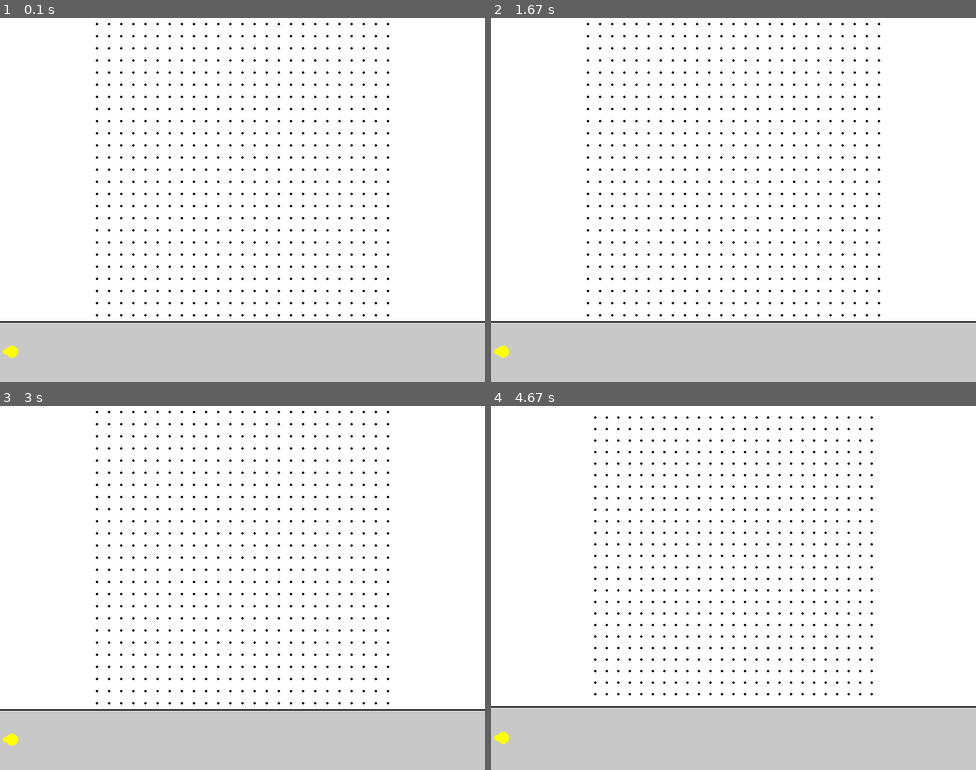
Above: before the commit, frames 1-4 (two rows, left to right).
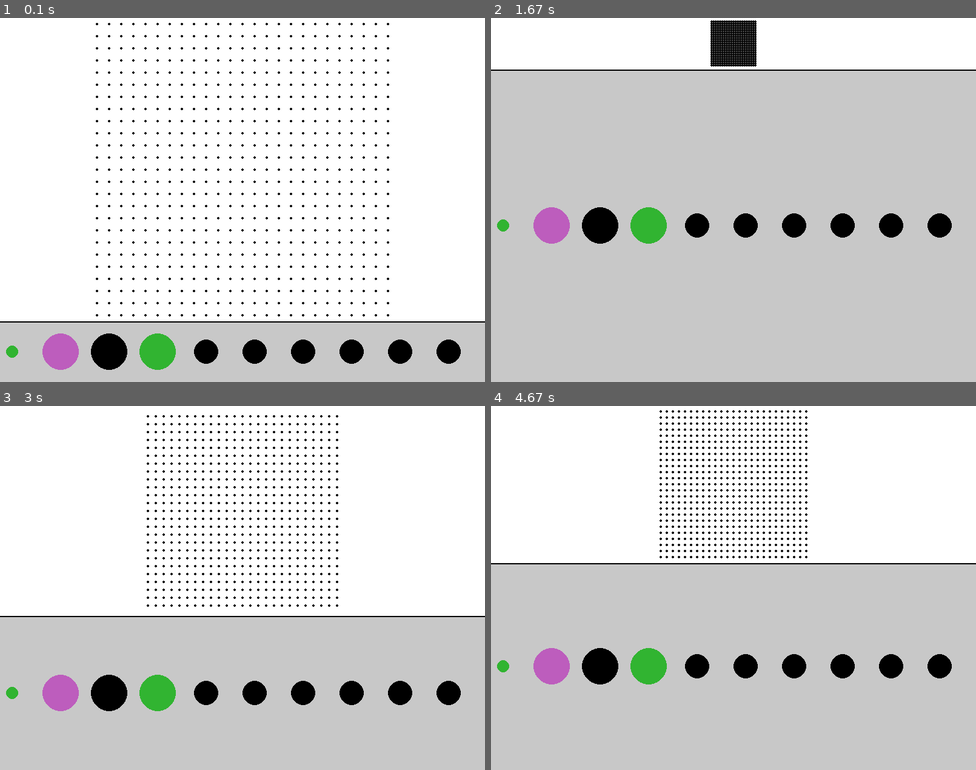
Above: after the commit, the same moments.

Repository: mossnevin/Moss-Owen-CSC
Game: pygame game, started from route_maker.py
Same seed, same stepped clock (60 frames per second), same inputs: the game is played once before the commit and once after it.
Inputs (mouse positions are in pixels of both pictures, inside the frame that each line leads up to):
- Up to frame 1 (0.1 s): no input
- Up to frame 2 (1.67 s): press the mouse at (733, 320) at 0.37 s; move the mouse to (655, 232) at 0.47 s; release the mouse at (583, 145) at 0.6 s; press the mouse at (733, 145) at 0.7 s; move the mouse to (757, 218) at 0.8 s; release the mouse at (777, 291) at 0.93 s; press the mouse at (733, 291) at 1.03 s; move the mouse to (757, 243) at 1.13 s; release the mouse at (786, 200) at 1.27 s; press the mouse at (733, 200) at 1.37 s; move the mouse to (733, 134) at 1.47 s; release the mouse at (738, 68) at 1.6 s
- Up to frame 3 (3 s): press the mouse at (242, 456) at 1.7 s; move the mouse to (237, 588) at 1.8 s; release the mouse at (232, 719) at 1.93 s; press the mouse at (242, 719) at 2.03 s; move the mouse to (174, 682) at 2.13 s; release the mouse at (106, 646) at 2.27 s; press the mouse at (242, 646) at 2.37 s; move the mouse to (266, 562) at 2.47 s; release the mouse at (295, 482) at 2.6 s; press the mouse at (242, 482) at 2.7 s; move the mouse to (334, 547) at 2.8 s; release the mouse at (426, 617) at 2.93 s
- Up to frame 4 (4.67 s): press the mouse at (733, 617) at 3.03 s; move the mouse to (655, 613) at 3.13 s; release the mouse at (583, 609) at 3.27 s; press the mouse at (733, 609) at 3.37 s; move the mouse to (757, 573) at 3.47 s; release the mouse at (782, 537) at 3.6 s; press the mouse at (733, 537) at 3.7 s; move the mouse to (752, 551) at 3.8 s; release the mouse at (772, 566) at 3.93 s; press the mouse at (733, 566) at 4.03 s; move the mouse to (738, 635) at 4.13 s; release the mouse at (743, 704) at 4.27 s; press the mouse at (733, 704) at 4.37 s; move the mouse to (655, 635) at 4.47 s; release the mouse at (573, 562) at 4.6 s

The runs differ from the first frame. In frame 1, 3.4% of the frame differs, in the area x 0-95%, y 86-97%; in frame 2, 71%, in the area x 0-100%, y 0-94%; in frame 3, 29%; in frame 4, 42%.

Commit message:
Holds_displayed_on_panel_properly

Diff:
--- a/inventory.json
+++ b/inventory.json
@@ -1,14 +1,74 @@
 [
+    {
+        "name": "Hold_1",
+        "type": "Sloper",
+        "colour": "Green",
+        "size": "Small"
+    },
+    {
+        "name": "afa",
+        "type": "Crimp",
+        "colour": "Purple",
+        "size": "Large"
+    },
+    {
+        "name": "afa",
+        "type": "Crimp",
+        "colour": "Black",
+        "size": "Large"
+    },
+    {
+        "name": "afa",
+        "type": "Crimp",
+        "colour": "Green",
+        "size": "Large"
+    },
+    {
+        "name": "",
+        "type": "Sloper",
+        "colour": "Black",
+        "size": "Medium"
+    },
+    {
+        "name": "",
+        "type": "Sloper",
+        "colour": "Black",
+        "size": "Medium"
+    },
+    {
+        "name": "",
+        "type": "Sloper",
+        "colour": "Black",
+        "size": "Medium"
+    },
+    {
+        "name": "",
+        "type": "Sloper",
+        "colour": "Black",
+        "size": "Medium"
+    },
+    {
+        "name": "",
+        "type": "Sloper",
+        "colour": "Black",
+        "size": "Medium"
+    },
+    {
+        "name": "",
+        "type": "Sloper",
+        "colour": "Black",
+        "size": "Medium"
+    },
+    {
+        "name": "",
+        "type": "Sloper",
+        "colour": "Black",
+        "size": "Medium"
+    },
     {
         "name": "",
         "type": "Crimp",
-        "colour": "Yellow",
-        "size": "Medium"
-    },
-    {
-        "name": "afff",
-        "type": "Crimp",
-        "colour": "Yellow",
-        "size": "Small"
+        "colour": "Green",
+        "size": "Tiny"
     }
 ]
--- a/route_maker.py
+++ b/route_maker.py
@@ -1,4 +1,3 @@
-
 import pygame as py
 import os, json as js
 
@@ -17,6 +16,9 @@
 holds_panel_width = display_width
 holds_panel_height = 100
 
+# Dragging state
+is_dragging = False
+SPACING_ON_HOLDS_PANEL = 80
 
 # ---------Grid class-------------
 class Grid:
@@ -53,6 +55,7 @@
     holds_data = js.load(f)
 
 size_properies = {
+    "Tiny": 5,
     "Small": 10,
     "Medium": 20,
     "Large": 30
@@ -76,48 +79,36 @@
 run = True
 while run:
     # ----------Event handling-------------
+    display_width, display_height = py.display.get_window_size()
+    mouse_grab_area = py.Rect(0, display_height - holds_panel_height - 5, display_width, 10)
+
     for event in py.event.get():
         if event.type == py.QUIT:
             run = False
-    for event in py.event.get():
-        if event.type == py.QUIT:
-            run = False
-
         elif event.type == py.VIDEORESIZE:
             display_width, display_height = event.size
+        elif event.type == py.MOUSEBUTTONDOWN:
+            # Only start dragging if the click originates in the grab area
+            if mouse_grab_area.collidepoint(py.mouse.get_pos()):
+                is_dragging = True
+        elif event.type == py.MOUSEBUTTONUP:
+            is_dragging = False
 
-    # ---- Mouse ----
-
-    mouse_down = py.mouse.get_pressed()[0]
-
-
+    # Use dragging state for panel movement
+    mouse_down = is_dragging
 
     # -----------Panel-------------
-    display_width, display_height = py.display.get_window_size()
-    panel_surface_pos = screen
-
-    # Panel surface
     holds_panel_width = display_width
     holds_panel = py.Surface((holds_panel_width, holds_panel_height))
     holds_panel.fill(("#c8c8c8"))
 
-    # Resizing with mouse
-
-    mouse_grab_area = py.Rect(0, display_height - holds_panel_height - 5, holds_panel_width, 10)
-
-
+    # Cursor feedback
     if mouse_grab_area.collidepoint(py.mouse.get_pos()):
-        ready_to_drag = True
-    else:
-        ready_to_drag = False
-
-    if ready_to_drag:
         py.mouse.set_cursor(py.SYSTEM_CURSOR_SIZENS)
     else:
         py.mouse.set_cursor(py.SYSTEM_CURSOR_ARROW)
 
-    print(mouse_down, ready_to_drag)
-    if mouse_down and ready_to_drag:
+    if mouse_down:
         new_mouse_y = py.mouse.get_pos()[1]
         new_height = display_height - new_mouse_y
         min_h = 20
@@ -131,10 +122,12 @@
     grid.update(display_width, display_height)
 
     #Diplay holds on the panel
-    for hold in holds_data:
+    for i, hold in enumerate(holds_data):
         hold_size = size_properies[hold["size"]]
         hold_colour = colour_properies[hold["colour"]]
-        py.draw.circle(holds_panel, hold_colour, (hold_size, holds_panel_height // 2), hold_size // 2)
+        hold_x = i * SPACING_ON_HOLDS_PANEL + 20
+        hold_y = holds_panel_height // 2
+        py.draw.circle(holds_panel, hold_colour, (hold_x, hold_y), hold_size)
 
 
     # -----------Drawing for the main screen-------------
Binary file added: Icons/arrow.png
